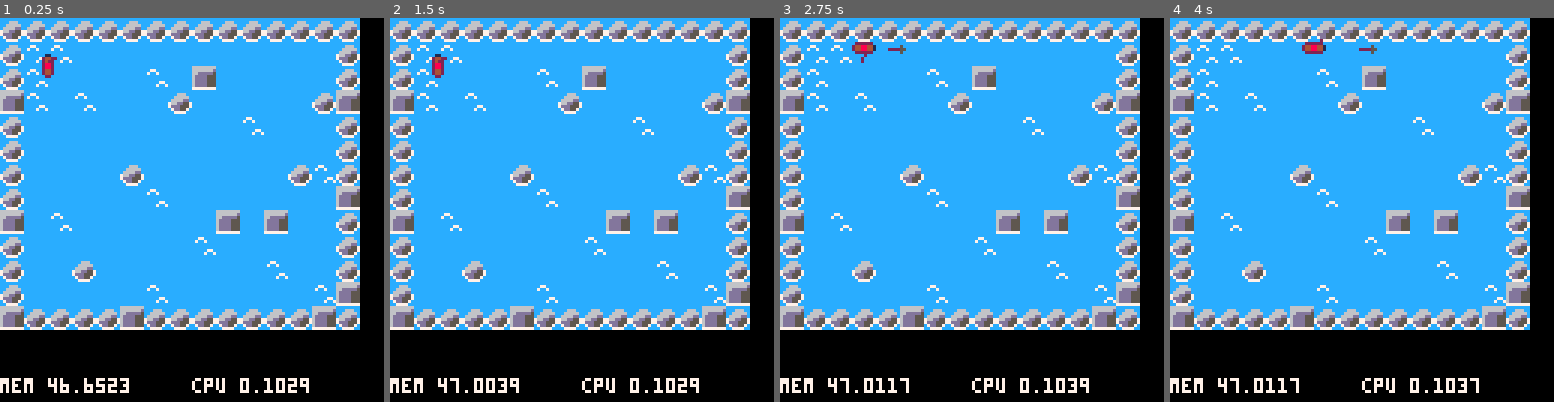
Above: before the commit, frames 1-4 (left to right).
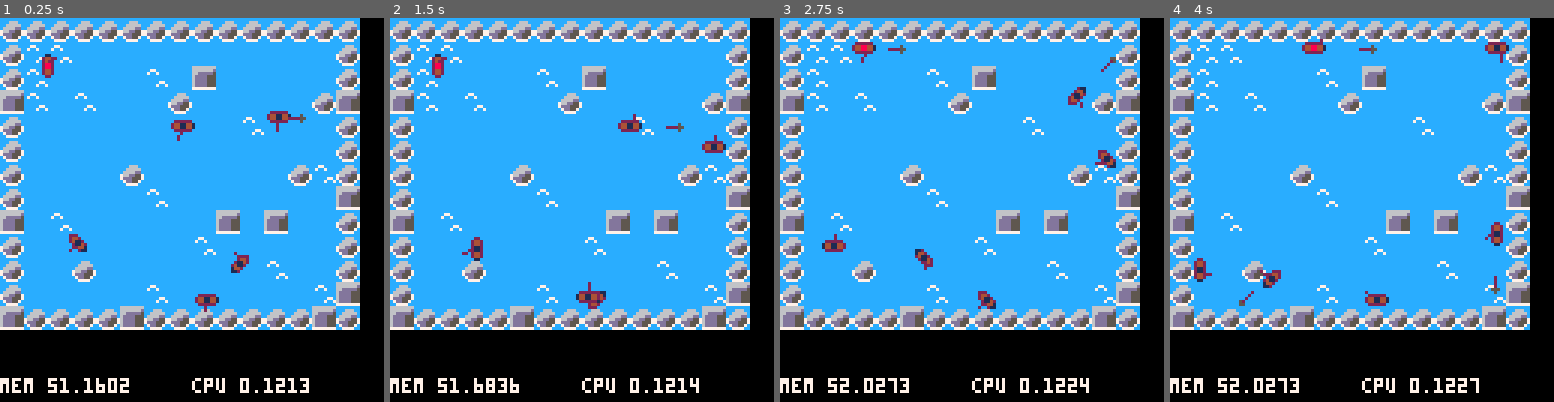
Above: after the commit, the same moments.

Repository: BluShine/CANOE-AND-SPEAR
Game: PICO-8 cartridge canoe-and-spear.p8
The game is run twice, just before and just after one commit, with the same random seed, the same clock (stepped at 60 frames per second) and the same inputs.
Inputs:
- Up to frame 1 (0.25 s): no input
- Up to frame 2 (1.5 s): tap O (Z key) at 0.7 s
- Up to frame 3 (2.75 s): hold Right 1.6-2.1 s; tap O (Z key) at 1.7, 2.1, 2.5 s; hold Right from 2.47 s (still down)
- Up to frame 4 (4 s): tap O (Z key) at 2.9, 3.3, 3.7 s; release Right at 3.03 s; hold Left 3.08-3.58 s

The runs differ from the first frame. In frame 1, 1.2% of the frame differs, in the area x 12-80%, y 24-98%; in frame 2, 1.1%; in frame 3, 1.1%; in frame 4, 1.2%, in the area x 6-89%, y 6-98%.

Commit message:
Added dumb AI canoes
Added some AI canoes that just paddle around randomly.

Diff:
--- a/canoe-and-spear.p8
+++ b/canoe-and-spear.p8
@@ -30,6 +30,7 @@
  -- if last stroke was left
  a.st = 0 --stroke time
  a.col = 8 --color
+ a.pl = -1 --player, -1 = AI
 
  add(canoes,a)
 
@@ -104,6 +105,15 @@
 function _init()
  -- make player top left
  pl = make_canoe(16,16)
+ pl.pl = 0
+ --make some ais
+ local ai
+ for i=1,5 do
+  ai = make_canoe(
+   8+rnd(88), 8+rnd(88))
+  ai.col = 1
+  ai.dir = flr(rnd(8))
+ end
 end
 
 -- for any given point on the
@@ -184,7 +194,8 @@
  a.x += a.dx
  a.y += a.dy
  a.life -= 1
- if (a.life == 0) then
+ if (a.life == 0 or
+  solid(a.x + a.hitx, a.y + a.hity)) then
   destroy_spear(a) end
 end
 
@@ -217,52 +228,71 @@
  end
 end
 
-function control_player(pl)
+function control_canoe(a)
  -- if both or neither are
  -- pressed, do nothing.
  -- otherwise, paddle or turn
- if(btn(0) and btn(1)) then
-  pl.st = 0
- elseif (btn(0)) then
-  if(pl.st == 0
-   and pl.wasl) then
-   pl.dir = (pl.dir - 1) % 8
-   pl.st = 1
-  elseif(pl.st <= 15) then
-    paddle_c(pl)
-	pl.st += 1
+ local lBtn = false
+ local rBtn = false
+ local fBtn = false
+ if(a.pl >= 0) then
+  lBtn = btn(0, a.pl)
+  rBtn = btn(1, a.pl)
+  fBtn = btnp(4, a.pl)
+ else
+  -- random ai
+  if(a.st > 12 + rnd(5)) then
+   lBtn = rnd(1) < .5
+   rBtn = not lBtn
+   a.st = 0
+  else
+   lBtn = a.wasl
+   rBtn = not a.wasl
   end
-  pl.wasl = true
- elseif (btn(1)) then
-  if(pl.st == 0
-   and not pl.wasl) then
-   pl.dir = (pl.dir + 1) % 8
-   pl.st = 1
-  elseif(pl.st <= 15) then
-    paddle_c(pl)
-	pl.st += 1
+  fBtn = rnd(1) < .05
+ end
+ if(lBtn and rBtn) then
+  a.st = 0
+ elseif (lBtn) then
+  if(a.st == 0
+   and a.wasl) then
+   a.dir = (a.dir - 1) % 8
+   a.st = 1
+  elseif(a.st <= 15) then
+    paddle_c(a)
+	a.st += 1
   end
-  pl.wasl = false
+  a.wasl = true
+ elseif (rBtn) then
+  if(a.st == 0
+   and not a.wasl) then
+   a.dir = (a.dir + 1) % 8
+   a.st = 1
+  elseif(a.st <= 15) then
+    paddle_c(a)
+	a.st += 1
+  end
+  a.wasl = false
  else
-  pl.st = 0
- end
-
- if(btnp(4)) then
-  make_spear(pl)
+  a.st = 0
+ end
+
+ if(fBtn) then
+  make_spear(a)
  end
 
  -- play a sound if moving
  -- (every 4 ticks)
 
- if (abs(pl.dx)+abs(pl.dy) > 0.1
-     and (pl.t%4) == 0) then
+ if (abs(a.dx)+abs(a.dy) > 0.1
+     and (a.t%4) == 0) then
   sfx(1)
  end
 
 end
 
 function _update()
- control_player(pl)
+ foreach(canoes, control_canoe)
  foreach(canoes, move_canoe)
  foreach(spears, move_spear)
 end
